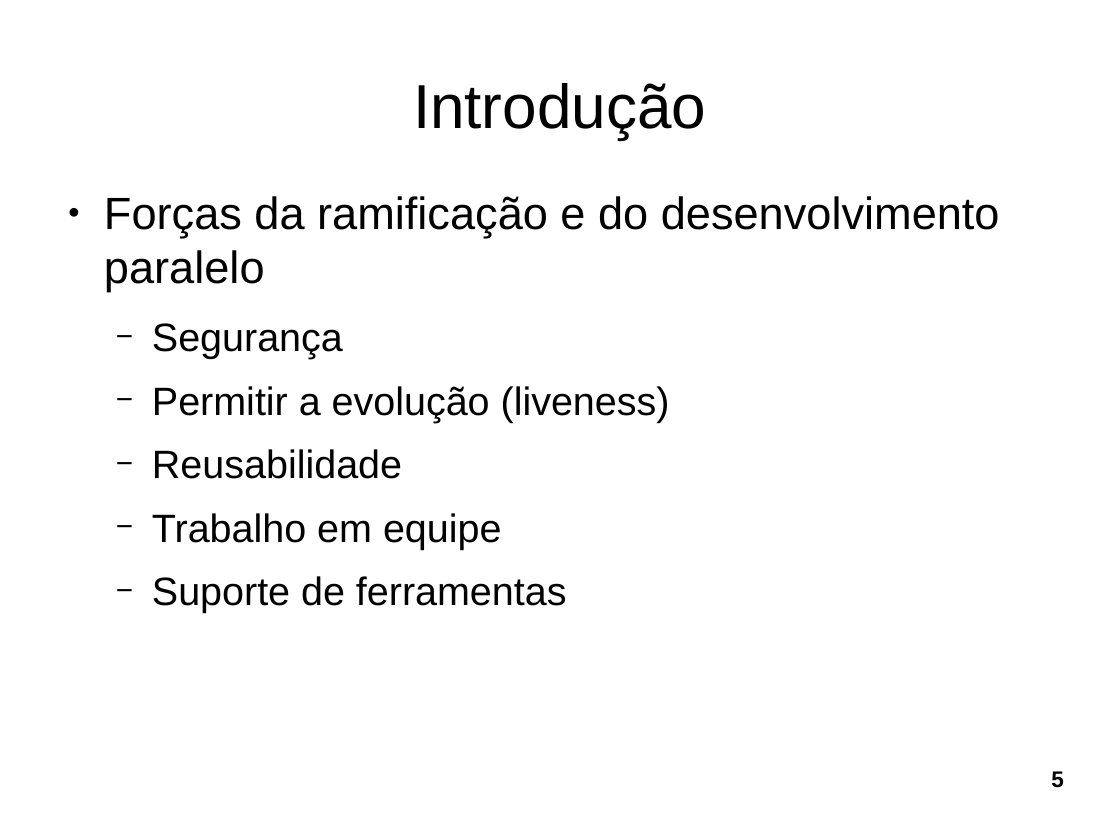
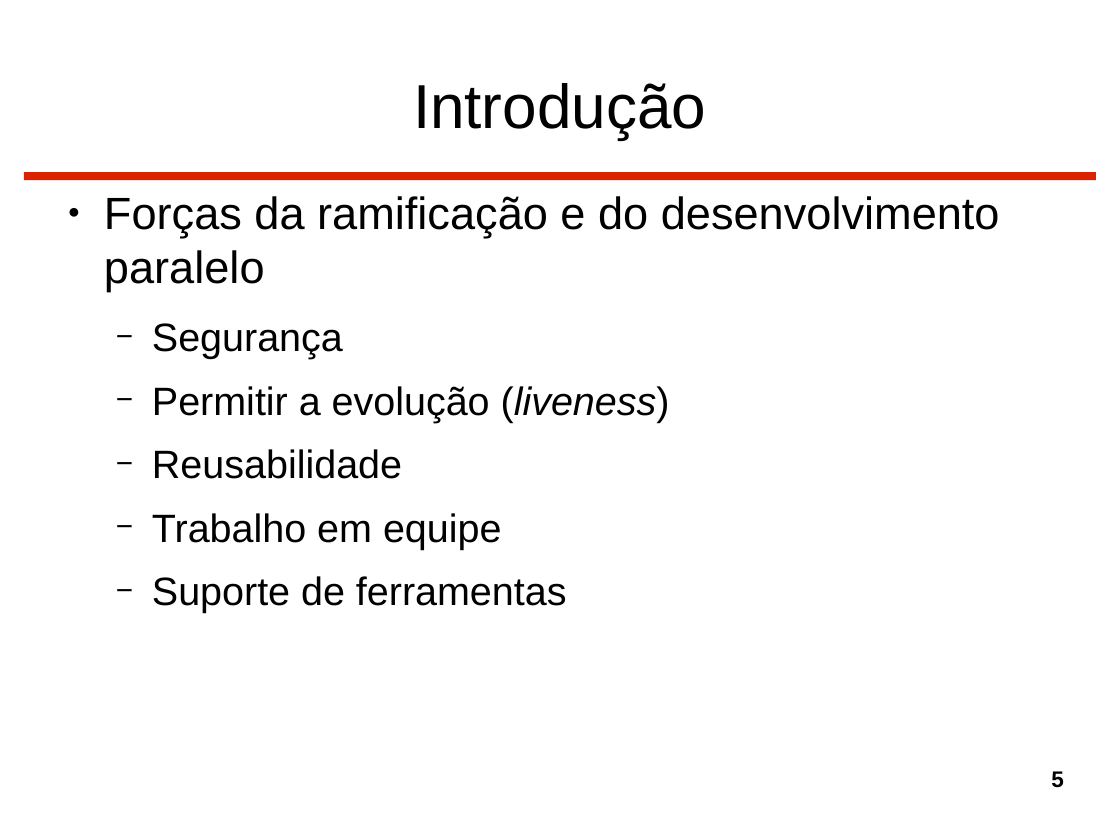
Before and after one commit to gtessa/gc20131_leitura_5, a slide deck: slide 5 of Completo.odp. Drawn at 1120x840 pixels with LibreOffice and Linux fonts; fonts in the diff are those of the drawing. Boxes give left, top, right and bottom in pixels: in the first picture for what was removed or moved away, otherwise in the second. Text is boxed around its words. In the diff, an @@ line names an element or a change of style, - is before the commit and + after.

```diff
--- a/Completo.odp
+++ b/Completo.odp
@@ line added from (24, 176) to (1097, 176), #DC2300 5.67 pt @@
@@ text at box(152, 386, 670, 423): italic on in "(liveness)" @@
```
Also in this commit, not shown: 77 other slides changed.
